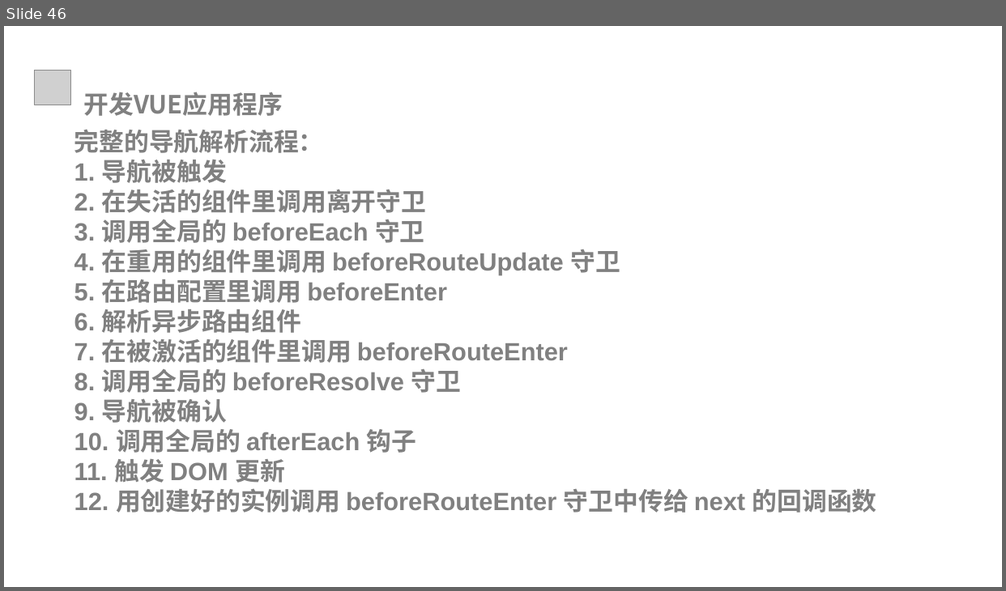
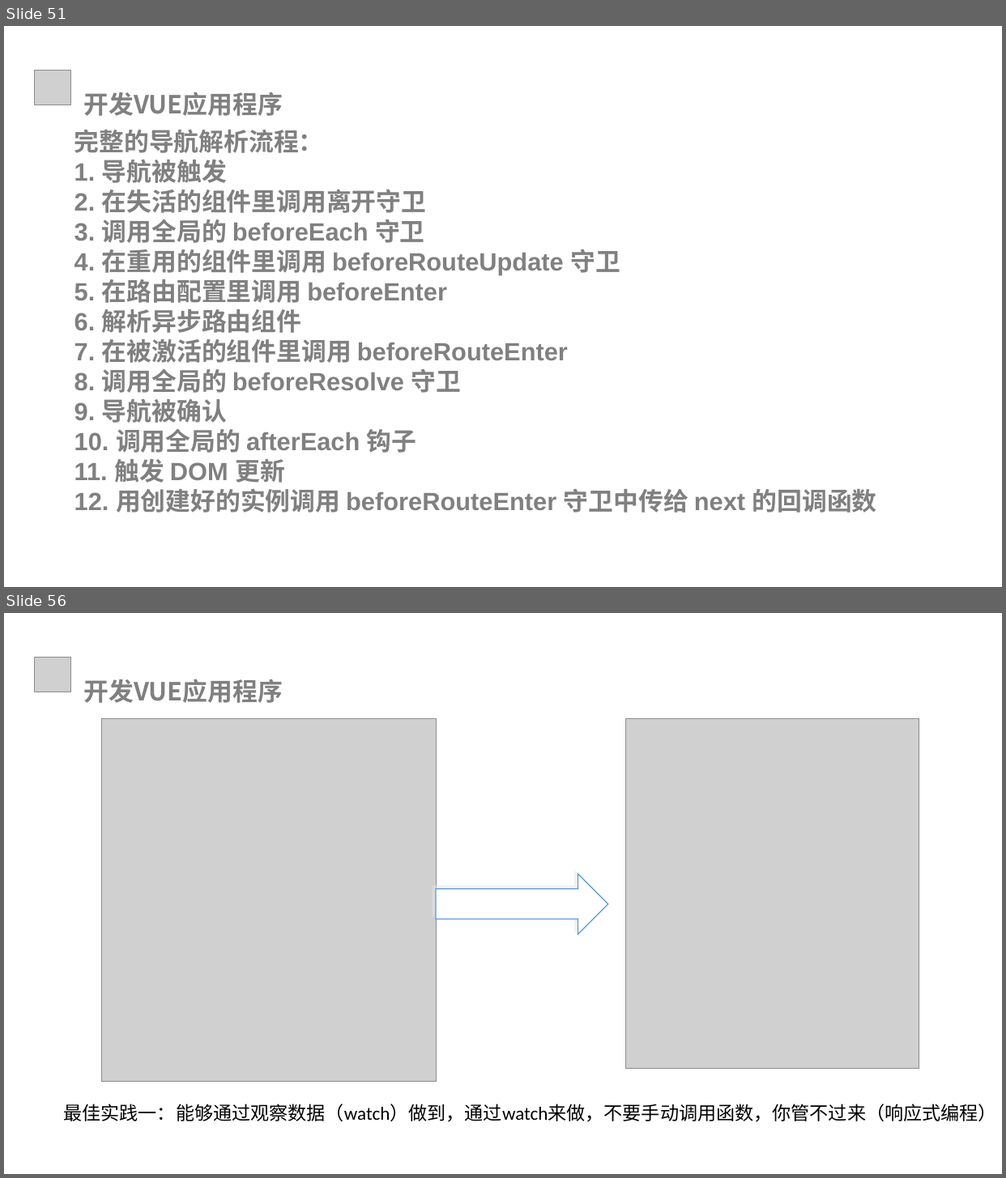
Before and after one commit to xiaozs/ppt, a slide deck: 3.开发VUE应用程序.pptx. Shown one above the other, each under a label of ours: slide 46 before the commit, slides 51 and 56 after it; the slides between them are not shown. The pictures are 1006x591 and 1006x1178 pixels, drawn with LibreOffice and Linux fonts; fonts in the diff are those of the drawing; grey boxes stand for pictures; background and template pictures are left out. Boxes give left, top, right and bottom in pixels: in the first picture for what was removed or moved away, otherwise in the second. Text is boxed around its words. In the diff, an @@ line names an element or a change of style, - is before the commit and + after.

```diff
--- a/3.开发VUE应用程序.pptx
+++ b/3.开发VUE应用程序.pptx
@@ slide 56 added at (4, 613, 1002, 1174), background #FFFFFF @@
@@ picture added at (34, 658, 70, 692) @@
@@ text added at (84, 679, 283, 703), 24 pt, text #808080, bold @@
+开发VUE应用程序
@@ picture added at (101, 718, 436, 1082) @@
@@ picture added at (626, 718, 919, 1069) @@
@@ right arrow added at (436, 875, 608, 935), fill #FFFFFF, outline #5B9BD5 1 pt @@
@@ text added at (63, 1104, 996, 1122), 18 pt, text #000000 @@
+最佳实践一：能够通过观察数据（watch）做到，通过watch来做，不要手动调用函数，你管不过来（响应式编程）
@@ what was slide 46 is now slide 51 @@
```
Also in this commit, not shown: 1 slide changed, 12 other slides added, 6 other files.
